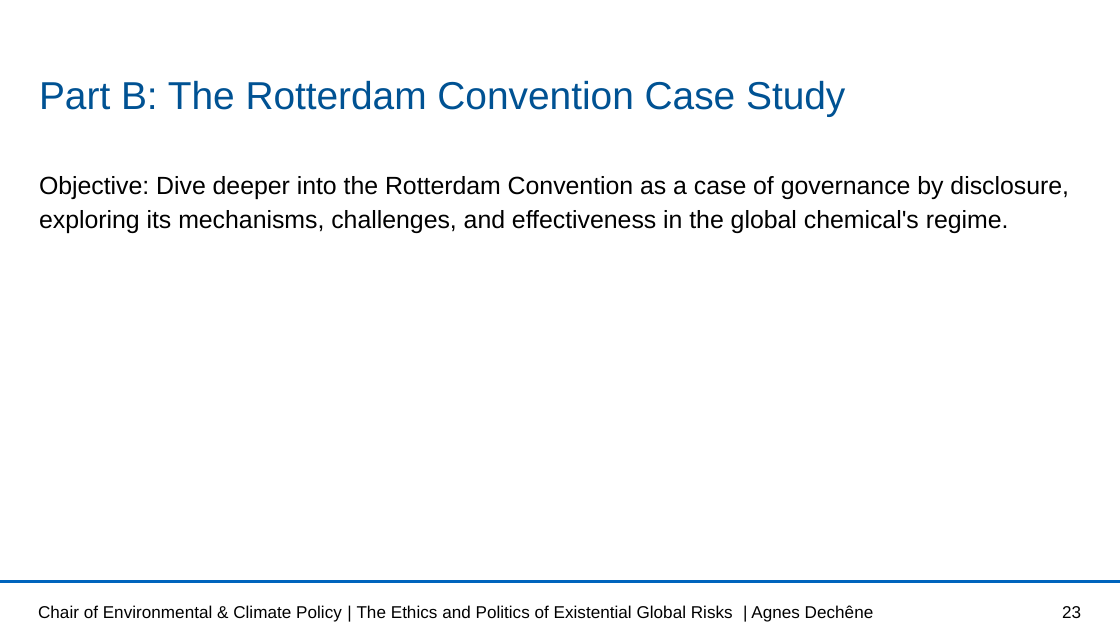
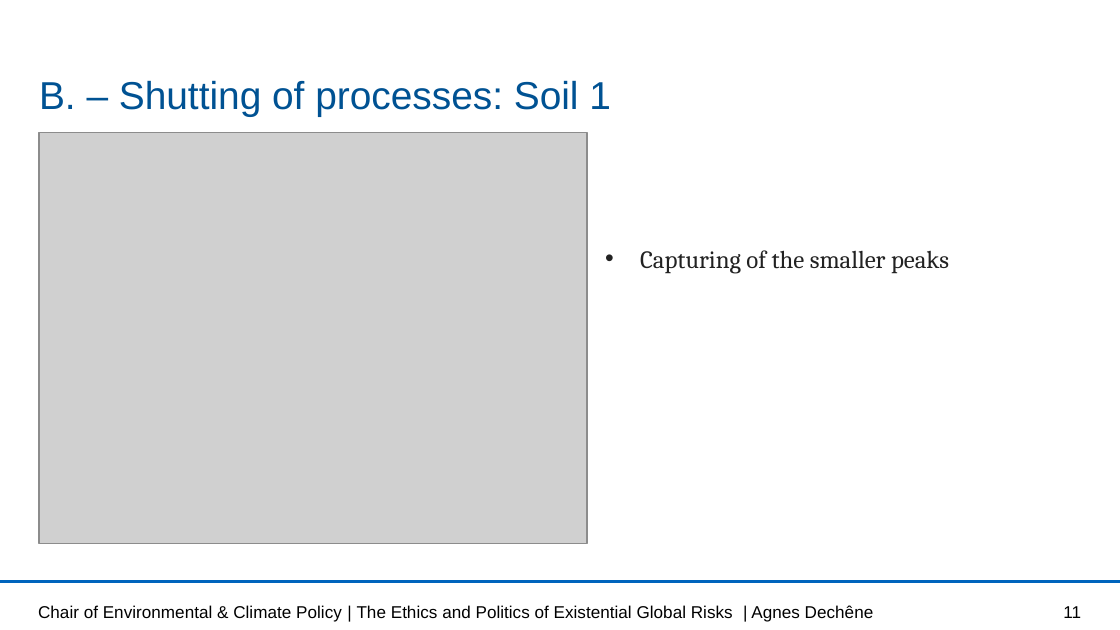
Before and after one commit to lisab00/UncertaintyQuantificationHydrology, a slide deck: slide 11 of MMUQ_task1.pptx (slide 23 before the commit). Drawn at 1120x630 pixels with LibreOffice and Linux fonts; fonts in the diff are those of the drawing; grey boxes stand for pictures; background and template pictures are left out. Boxes give left, top, right and bottom in pixels: in the first picture for what was removed or moved away, otherwise in the second. Text is boxed around its words. In the diff, an @@ line names an element or a change of style, - is before the commit and + after.

```diff
--- a/MMUQ_task1.pptx
+++ b/MMUQ_task1.pptx
@@ title at bbox=[39, 80, 611, 116]: text changed @@
-Part B: The Rotterdam Convention Case Study
+B. – Shutting of processes: Soil 1
@@ picture added at bbox=[39, 132, 587, 543] @@
@@ text at bbox=[640, 250, 949, 273]: text changed; font Arial to Cambria; text colour #000000 to #222222 @@
-Objective: Dive deeper into the Rotterdam Convention as a case of governance by disclosure, exploring its mechanisms, challenges, and effectiveness in the global chemical's regime.
+• Capturing of the smaller peaks
@@ page number at bbox=[1063, 606, 1081, 618]: text changed @@
-23
+11
```
Also in this commit, not shown: 4 other slides changed, 4 slides added, 23 slides removed.
